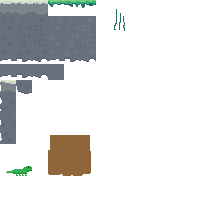
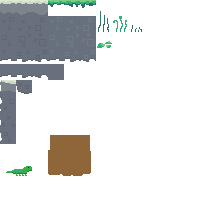
Two versions of the same layered image (224px x 224px). Layer-by-layer changes:
painted on "Layer 6" over [48, 2, 127, 32]
added layer "Layer 8" above "Layer 7" over [97, 25, 142, 48]
